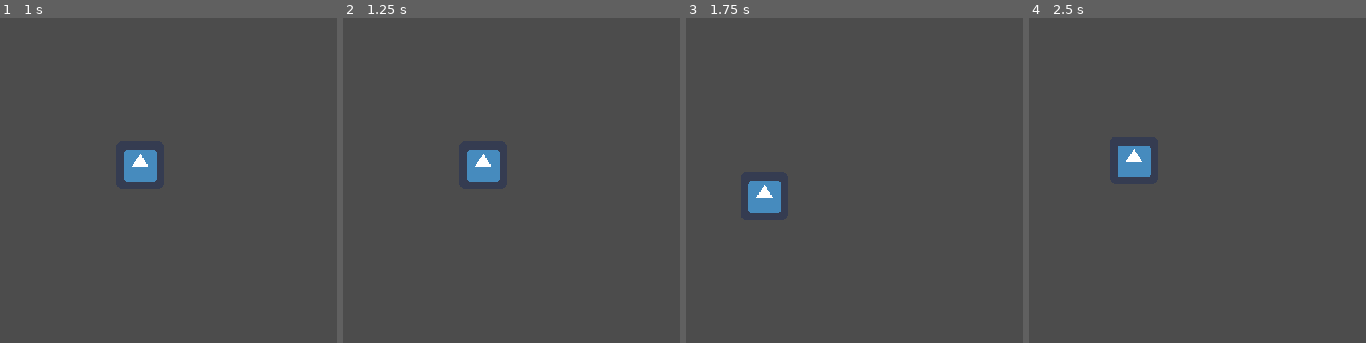
Above: before the commit, frames 1-4 (left to right).
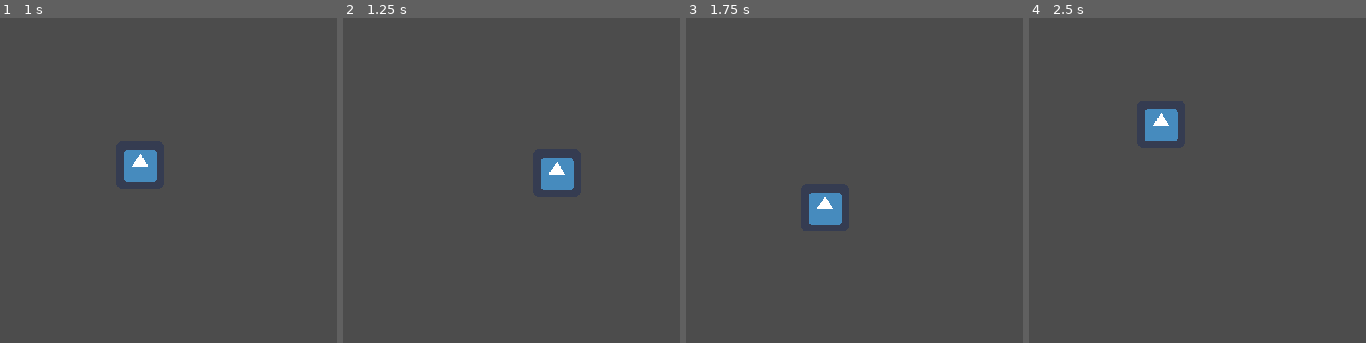
Above: after the commit, the same moments.

Repository: HeadphoneUserGames/000---Cosmic-Realm
Game: Godot game, scene res://src/levels/levelTest.tscn
Same seed, same stepped clock (60 frames per second), same inputs: the game is played once before the commit and once after it. The engine's default icon, where the game draws it, is replaced by a stand-in: a white triangle on a blue panel in a dark square.
Inputs (mouse positions are in pixels of both pictures, inside the frame that each line leads up to):
- Up to frame 1 (1 s): tap Enter at 0.5 s; move the mouse to (286, 180) at 0.52 s; press the mouse at (286, 180) at 0.53 s
- Up to frame 2 (1.25 s): no input
- Up to frame 3 (1.75 s): move the mouse to (outside the picture) at 1.27 s; release the mouse at (outside the picture) at 1.28 s; click (outside the picture) at 1.35 s
- Up to frame 4 (2.5 s): move the mouse to (1217, 44) at 2.02 s; press the mouse at (1217, 44) at 2.03 s

Frame 1 is identical in both runs. In frame 2, 1.9% of the frame differs, in the area x 36-69%, y 40-53%; in frame 3, 1.9%, in the area x 18-47%, y 50-64%; in frame 4, 1.9%.
Error before the commit: Invalid type in function 'move_toward' in base 'Vector2'. Cannot convert argument 1 from int to Vector2. (res://src/actors/players/scripts/player00.gd:52)

Commit message:
nothing important

Diff:
--- a/src/actors/players/scripts/player00.gd
+++ b/src/actors/players/scripts/player00.gd
@@ -27,26 +27,14 @@
 
 # around 4:11 of the video
 func MovementLoop(delta):
-#	if moving == false:
-#		#speed = 0
-#
-#		# Added
-#		speed -= deceleration * delta
-##		if speed < zero_speed:
-##			speed = zero_speed
-#	else:
-#		speed += acceleration * delta
-#		if speed > max_speed:
-#			speed = max_speed
-
-	if moving == true:
+	if moving == false:
+		speed = 0
+	else:
 		speed += acceleration * delta
-		if speed > max_speed:
-			speed = max_speed
+	if speed > max_speed:
+		speed = max_speed
 	movement = position.direction_to(destination) * speed
-	if position.distance_to(destination) > 200:
+	if position.distance_to(destination) > 5:
 		movement = move_and_slide(movement)
 	else:
-#		moving = false
-#		speed -= deceleration * delta
-		position = position.move_toward(speed, delta * zero_speed)
+		moving = false
